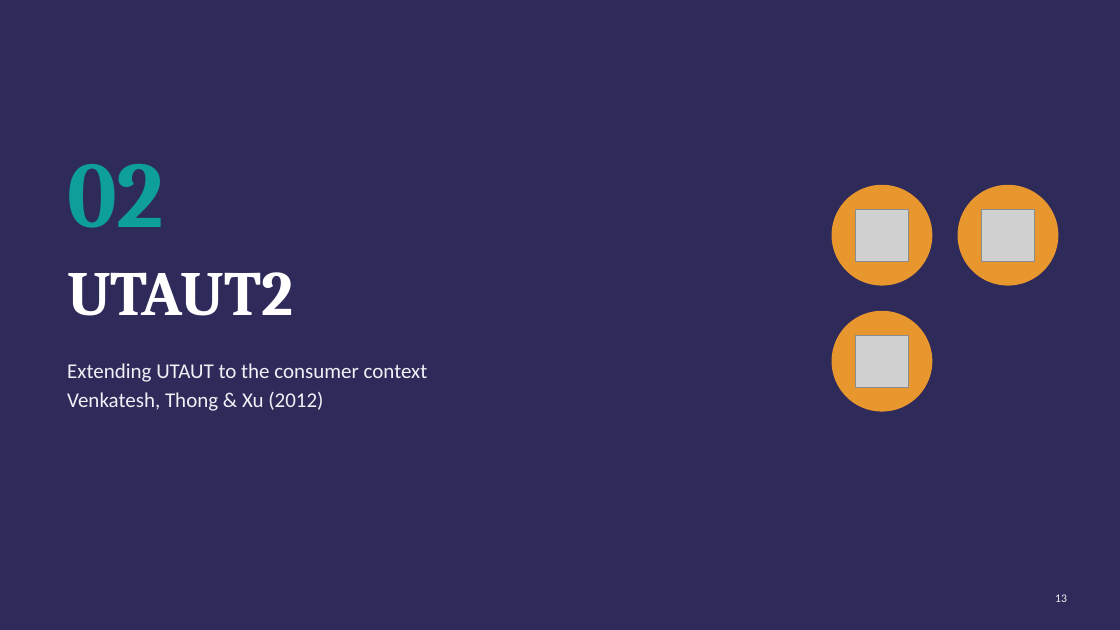
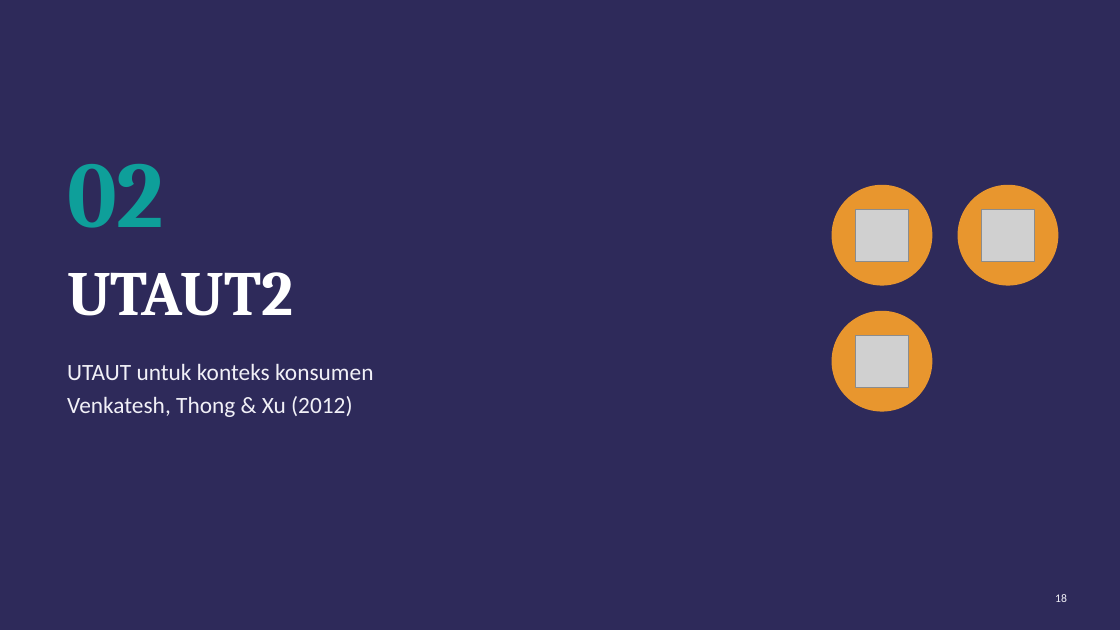
Before and after one commit to KevArslanian/S-Enigma, a slide deck: slide 18 of materi/UTAUT_UTAUT2.pptx (slide 13 before the commit). Drawn at 1120x630 pixels with LibreOffice and Linux fonts; fonts in the diff are those of the drawing; grey boxes stand for pictures. Boxes give left, top, right and bottom in pixels: in the first picture for what was removed or moved away, otherwise in the second. Text is boxed around its words. In the diff, an @@ line names an element or a change of style, - is before the commit and + after.

```diff
--- a/materi/UTAUT_UTAUT2.pptx
+++ b/materi/UTAUT_UTAUT2.pptx
@@ text at [67,364,373,380]: text changed; size 18 to 20 pt @@
-Extending UTAUT to the consumer context
+UTAUT untuk konteks konsumen
@@ text at [67,396,352,417]: size 18 to 20 pt in "Venkatesh, Thong & Xu (2012)" @@
@@ page number at [1055,594,1067,602]: text changed @@
-13
+18
```
Also in this commit, not shown: 18 other slides changed, 12 slides added, 4 slides removed.
